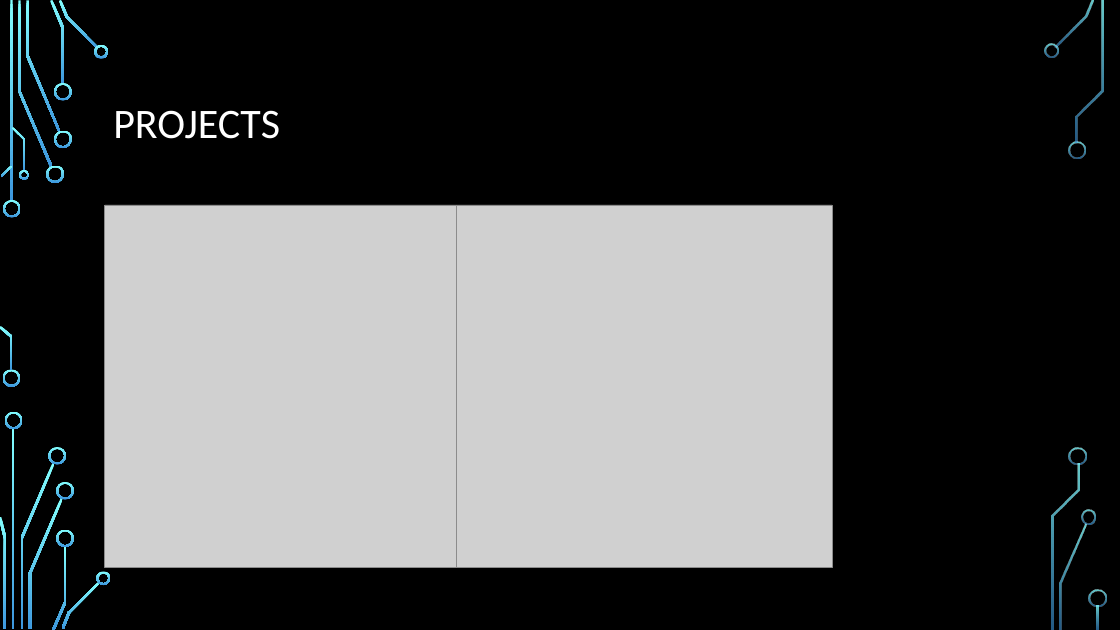
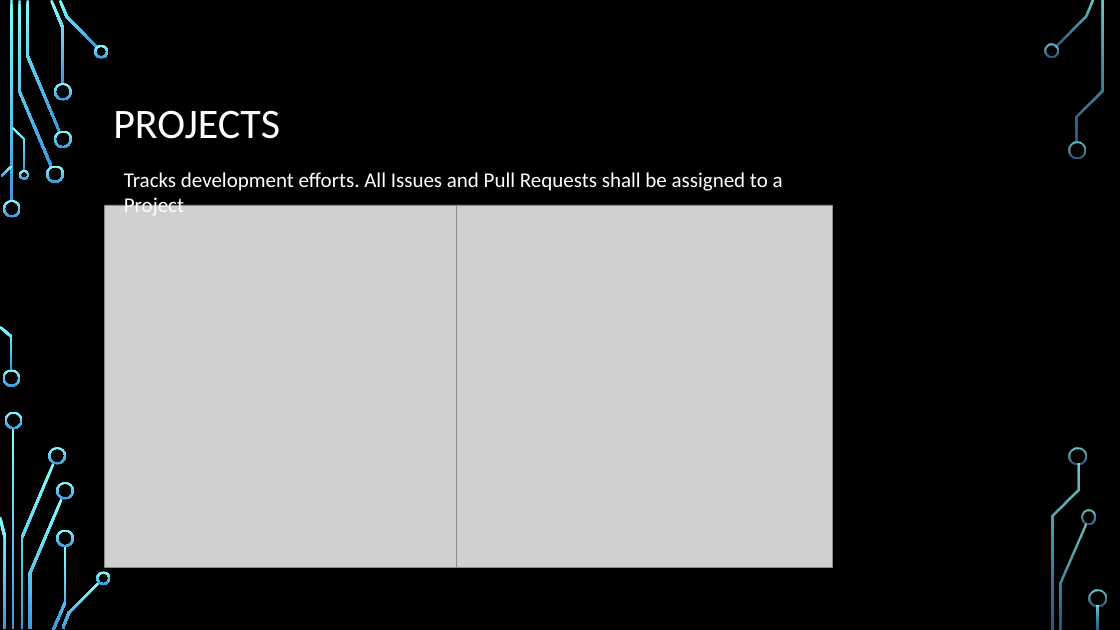
Before and after one commit to Ndig-BRO/DEV_training, a slide deck: slide 3 of BREAULT SWD TRAINING.pptx. Drawn at 1120x630 pixels with LibreOffice and Linux fonts; fonts in the diff are those of the drawing; grey boxes stand for pictures; background and template pictures are left out. Boxes give left, top, right and bottom in pixels: in the first picture for what was removed or moved away, otherwise in the second. Text is boxed around its words. In the diff, an @@ line names an element or a change of style, - is before the commit and + after.

```diff
--- a/BREAULT SWD TRAINING.pptx
+++ b/BREAULT SWD TRAINING.pptx
@@ text added at <box>124,172,783,191</box>, 18 pt, text #FFFFFF @@
+Tracks development efforts. All Issues and Pull Requests shall be assigned to a Project
```
Also in this commit, not shown: 6 other slides changed, 6 slides added, 2 slides removed.
